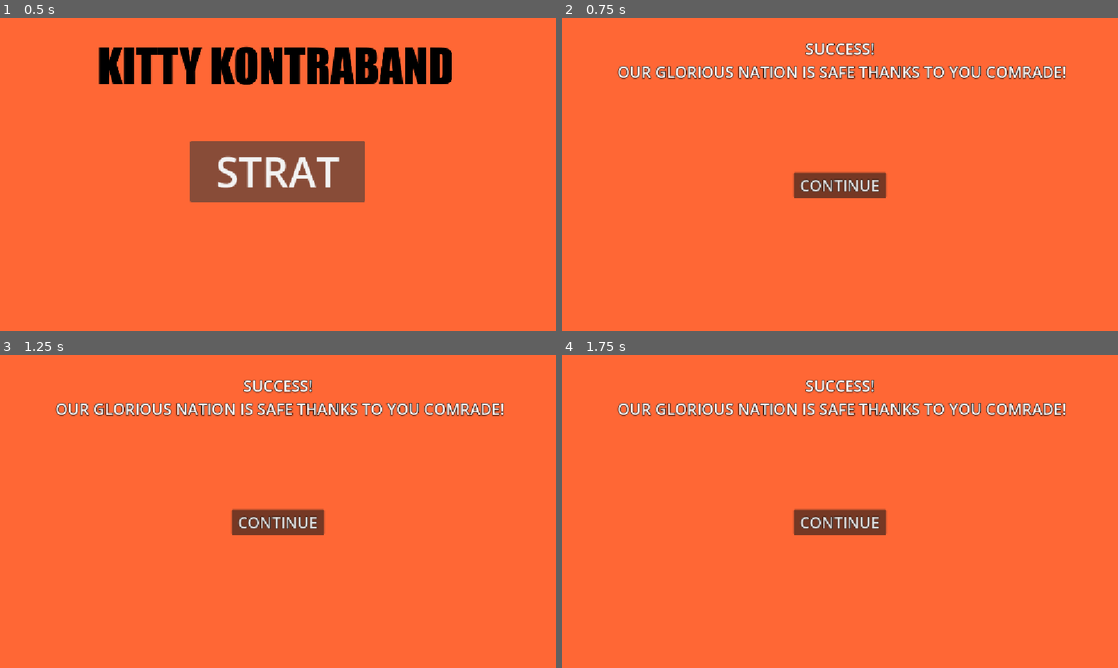
Above: before the commit, frames 1-4 (two rows, left to right).
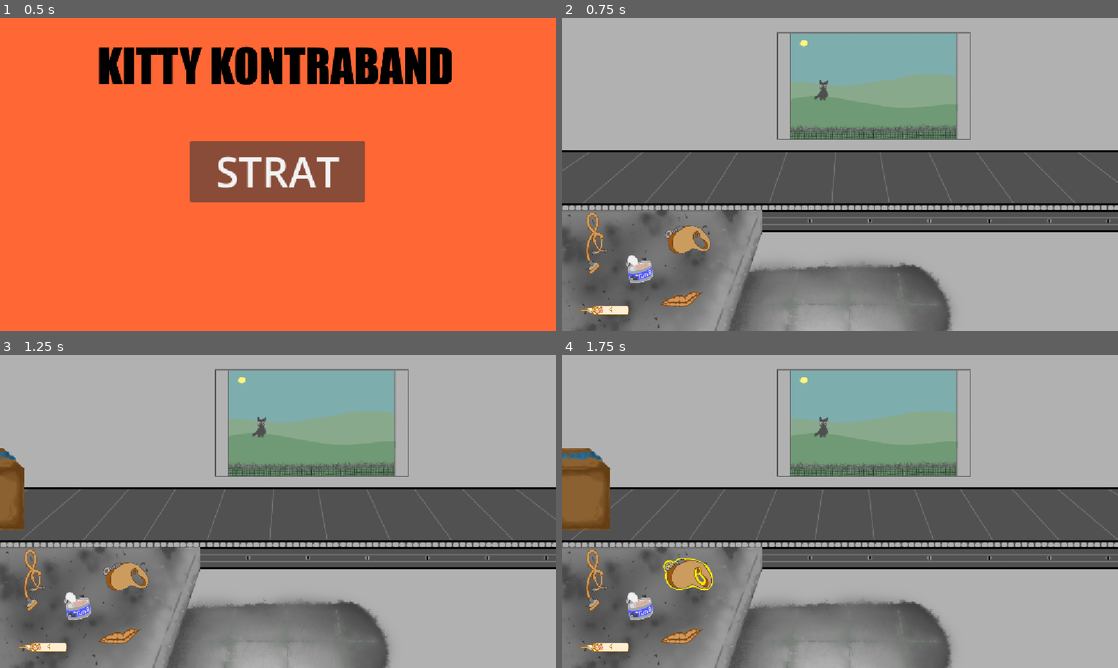
Above: after the commit, the same moments.

Repository: zwiebelkaramell/KITTY-KONTRABAND
Game: Godot game, scene res://Assets/Scenes/Startup.tscn
Same seed, same stepped clock (60 frames per second), same inputs: the game is played once before the commit and once after it. Sound files missing from this copy of the repository are replaced by a short silence.
Inputs (mouse positions are in pixels of both pictures, inside the frame that each line leads up to):
- Up to frame 1 (0.5 s): no input
- Up to frame 2 (0.75 s): click "STRAT" at 0.5 s
- Up to frame 3 (1.25 s): no input
- Up to frame 4 (1.75 s): click (689, 577) at 1.27 s

Frame 1 is identical in both runs. In frame 2, 100% of the frame differs, in the area x 0-100%, y 0-100%; in frame 3, 100%; in frame 4, 100%.

Commit message:
There is a videogame

Diff:
--- a/Assets/Scenes/Fail.tscn
+++ b/Assets/Scenes/Fail.tscn
@@ -22,8 +22,6 @@
 
 [node name="Label" type="Label" parent="VBoxContainer" unique_id=1792430855]
 layout_mode = 2
-text = "YOU HAVE FAILED US COMRADE!
-HEXES AND SPELLS WILL RUN RAMPANT IN THE COUNTRYSIDE!"
 label_settings = SubResource("LabelSettings_c0ktc")
 horizontal_alignment = 1
 
--- a/Assets/Scenes/Instances/xray.tscn
+++ b/Assets/Scenes/Instances/xray.tscn
@@ -7,10 +7,10 @@
 [sub_resource type="ShaderMaterial" id="ShaderMaterial_f5dhn"]
 shader = ExtResource("3_8bpiw")
 
-[node name="Xray" type="Sprite2D" unique_id=955979165]
-texture = ExtResource("1_8bpiw")
-centered = false
+[node name="Xray" type="TextureButton" unique_id=901372612]
+texture_normal = ExtResource("1_8bpiw")
 script = ExtResource("2_dvl6v")
+metadata/Xray = true
 
 [node name="Contents" type="Sprite2D" parent="." unique_id=69195861]
 material = SubResource("ShaderMaterial_f5dhn")
--- a/Assets/Scenes/Main.tscn
+++ b/Assets/Scenes/Main.tscn
@@ -1,27 +1,29 @@
 [gd_scene format=3 uid="uid://m8n1aoa71r21"]
 
-[ext_resource type="Texture2D" uid="uid://bl4ssqqtcl3ti" path="res://Assets/Art/temp_bg.png" id="1_2qpql"]
 [ext_resource type="Script" uid="uid://dulvb0mdu4vxy" path="res://Assets/Scripts/main.gd" id="1_gjahs"]
+[ext_resource type="Texture2D" uid="uid://b3box6pmtpg5r" path="res://Assets/Art/background/bg.png" id="2_kwusr"]
 [ext_resource type="Texture2D" uid="uid://btgxhjjrfdpek" path="res://Assets/Art/Conveyer/the fancier conveyer belt/conveyorlines1.png" id="3_6pypa"]
 [ext_resource type="Texture2D" uid="uid://b730qn1ex8dkt" path="res://Assets/Art/tables/dirty ass item table.png" id="3_s4ycj"]
 [ext_resource type="Texture2D" uid="uid://cge5ojoltukno" path="res://Assets/Art/Conveyer/the fancier conveyer belt/conveyorlines2.png" id="4_s4ycj"]
 [ext_resource type="Texture2D" uid="uid://bs6d4aspypydi" path="res://Assets/Art/Conveyer/the fancier conveyer belt/conveyorlines3.png" id="5_7n1ip"]
 [ext_resource type="Texture2D" uid="uid://gu4bqq465luy" path="res://Assets/Art/Conveyer/the fancier conveyer belt/ball1conveyor.png" id="6_0i17j"]
-[ext_resource type="Texture2D" uid="uid://bhnjgjrybhiu6" path="res://Assets/Art/temp_x-ray.png" id="6_8bicx"]
 [ext_resource type="Script" uid="uid://bjx0sru22ru6m" path="res://Assets/Scripts/boxes.gd" id="6_xycqk"]
-[ext_resource type="Texture2D" uid="uid://bb8q7dv5bv1rk" path="res://Assets/Art/temp_x-ray_hover.png" id="7_fxu2d"]
 [ext_resource type="Texture2D" uid="uid://cqfo3h57ir44y" path="res://Assets/Art/Conveyer/the fancier conveyer belt/ball2conveyor.png" id="7_muljk"]
 [ext_resource type="Texture2D" uid="uid://bx47rekltlkg6" path="res://Assets/Art/Conveyer/the fancier conveyer belt/outline.png" id="8_22soc"]
 [ext_resource type="Shader" uid="uid://club3wbfcr74c" path="res://Assets/Shaders/Box.gdshader" id="8_obb38"]
 [ext_resource type="Texture2D" uid="uid://bn68esbtc7x3d" path="res://Assets/Art/mask.png" id="9_6pypa"]
 [ext_resource type="Texture2D" uid="uid://prkkwduhbcww" path="res://Assets/Art/Conveyer/the fancier conveyer belt/flatheadbolts.png" id="9_xxxt7"]
-[ext_resource type="Texture2D" uid="uid://do2f01s2xblgo" path="res://Assets/Art/temp_stetho.png" id="16_0i17j"]
-[ext_resource type="Texture2D" uid="uid://cf7raxrhw43qk" path="res://Assets/Art/temp_stetho_hover.png" id="17_muljk"]
+[ext_resource type="Texture2D" uid="uid://b2jjkjlmnfy1f" path="res://Assets/Art/tools/raygun.png" id="14_kwusr"]
+[ext_resource type="Texture2D" uid="uid://su76fg58v362" path="res://Assets/Art/tools/raygun_hover.png" id="15_dsner"]
+[ext_resource type="Texture2D" uid="uid://bpf6kflroewk7" path="res://Assets/Art/tools/stethescope.png" id="16_kupbj"]
+[ext_resource type="Texture2D" uid="uid://dhbyetb8n17wm" path="res://Assets/Art/tools/stethescope_hover.png" id="17_1hk8p"]
 [ext_resource type="Script" uid="uid://bejkjenm5m2f3" path="res://Assets/Scripts/sound.gd" id="18_4kbup"]
 [ext_resource type="Texture2D" uid="uid://hjm3tkiqw2do" path="res://Assets/Art/tools/LIPS CLOSED.png" id="18_80ed3"]
 [ext_resource type="AudioStream" uid="uid://u1nf00r0kpv0" path="res://Assets/Audio/cat_deposit_1.ogg" id="18_fq3cg"]
 [ext_resource type="Texture2D" uid="uid://bu4wbdw1gxnox" path="res://Assets/Art/tools/knife.png" id="18_fqjcf"]
+[ext_resource type="Texture2D" uid="uid://by1d07rc4vmu4" path="res://Assets/Art/tools/tuna.png" id="18_pt21i"]
 [ext_resource type="Texture2D" uid="uid://ba1763ai48hex" path="res://Assets/Art/tools/knife_hover.png" id="19_3pnir"]
+[ext_resource type="Texture2D" uid="uid://cbl2lu0qhehwh" path="res://Assets/Art/tools/tuna_hover.png" id="19_05dm0"]
 [ext_resource type="Texture2D" uid="uid://bd23bmvs3qrv3" path="res://Assets/Art/tools/TEETH LIPS.png" id="19_iimxx"]
 [ext_resource type="AudioStream" uid="uid://rfk57enjocmu" path="res://Assets/Audio/conveyor_loop.ogg" id="19_mhdow"]
 [ext_resource type="AudioStream" uid="uid://77asqfpd3ibd" path="res://Assets/Audio/cat_deposit_2.ogg" id="19_qxp8c"]
@@ -82,7 +84,7 @@
 [sub_resource type="AnimatedTexture" id="AnimatedTexture_c0ktc"]
 frames = 2
 frame_0/texture = ExtResource("19_iimxx")
-frame_0/duration = 0.08
+frame_0/duration = 0.1
 frame_1/texture = ExtResource("18_80ed3")
 frame_1/duration = 0.2
 
@@ -106,7 +108,7 @@
 script = ExtResource("1_gjahs")
 
 [node name="BG" type="Sprite2D" parent="." unique_id=1306327301]
-texture = ExtResource("1_2qpql")
+texture = ExtResource("2_kwusr")
 centered = false
 
 [node name="Table" type="Sprite2D" parent="BG" unique_id=636654093]
@@ -164,28 +166,36 @@
 offset_right = 331.0
 offset_bottom = 505.0
 toggle_mode = true
-texture_normal = ExtResource("6_8bicx")
-texture_pressed = ExtResource("7_fxu2d")
+texture_normal = ExtResource("14_kwusr")
+texture_pressed = ExtResource("15_dsner")
 ignore_texture_size = true
 stretch_mode = 4
 
 [node name="Stethoscope" type="TextureButton" parent="UI" unique_id=175891044]
 z_index = 1
 layout_mode = 0
-offset_left = 8.0
-offset_top = 393.0
-offset_right = 166.0
-offset_bottom = 483.0
-toggle_mode = true
-texture_normal = ExtResource("16_0i17j")
-texture_pressed = ExtResource("17_muljk")
-ignore_texture_size = true
-stretch_mode = 0
+offset_left = 23.0
+offset_top = 383.0
+offset_right = 139.0
+offset_bottom = 541.0
+toggle_mode = true
+texture_normal = ExtResource("16_kupbj")
+texture_pressed = ExtResource("17_1hk8p")
+ignore_texture_size = true
+stretch_mode = 4
 
 [node name="Tuna" type="TextureButton" parent="UI" unique_id=244241917]
-layout_mode = 0
-offset_right = 40.0
-offset_bottom = 40.0
+z_index = 1
+layout_mode = 0
+offset_left = 114.0
+offset_top = 483.0
+offset_right = 211.0
+offset_bottom = 568.0
+toggle_mode = true
+texture_normal = ExtResource("18_pt21i")
+texture_pressed = ExtResource("19_05dm0")
+ignore_texture_size = true
+stretch_mode = 4
 
 [node name="Pspsps" type="TextureButton" parent="UI" unique_id=1373985668]
 z_index = 1
@@ -203,10 +213,10 @@
 [node name="KNIFE" type="TextureButton" parent="UI" unique_id=1306488327]
 z_index = 1
 layout_mode = 0
-offset_left = 47.0
-offset_top = 507.0
-offset_right = 159.0
-offset_bottom = 553.0
+offset_left = 32.0
+offset_top = 583.0
+offset_right = 144.0
+offset_bottom = 629.0
 toggle_mode = true
 texture_normal = ExtResource("18_fqjcf")
 texture_pressed = ExtResource("19_3pnir")
@@ -283,6 +293,16 @@
 [node name="BoxSpawn" type="Timer" parent="Timers" unique_id=1417916831]
 wait_time = 3.946
 
+[node name="BeltPause" type="Timer" parent="Timers" unique_id=874102116]
+one_shot = true
+
+[node name="Sprite2D" type="Sprite2D" parent="." unique_id=2012062722]
+
 [connection signal="toggled" from="UI/X-Ray" to="." method="_on_x_ray_toggled"]
+[connection signal="toggled" from="UI/Stethoscope" to="." method="_on_stethoscope_toggled"]
+[connection signal="toggled" from="UI/Tuna" to="." method="_on_tuna_toggled"]
+[connection signal="pressed" from="UI/Pspsps" to="." method="_on_pspsps_pressed"]
+[connection signal="toggled" from="UI/KNIFE" to="." method="_on_knife_toggled"]
 [connection signal="finished" from="Sound/SFX_ConveyorStart" to="Sound" method="_on_sfx_conveyor_start_finished"]
 [connection signal="timeout" from="Timers/BoxSpawn" to="." method="_on_box_spawn_timeout"]
+[connection signal="timeout" from="Timers/BeltPause" to="." method="_on_belt_pause_timeout"]
--- a/Assets/Scripts/boxes.gd
+++ b/Assets/Scripts/boxes.gd
@@ -4,7 +4,7 @@
 	$BackBufferCopy/Mask.global_position = get_viewport().get_mouse_position()
 
 func toggle_xray():
-	if G.IsXray:
+	if !G.IsXray:
 		$BackBufferCopy/Mask.visible = false
 	else:
 		$BackBufferCopy/Mask.visible = true
--- a/Assets/Scripts/fail.gd
+++ b/Assets/Scripts/fail.gd
@@ -1,5 +1,11 @@
 extends Node2D
 
+
+func _ready() -> void:
+	if G.ResFailNonCat:
+		$VBoxContainer/Label.text = "YOU HAVE FAILED US COMRADE!\nHOW WILL OUR CITIZENS GET THEIR MAIL IF YOU CONFISCATE ALL OF IT!"
+	else:
+		$VBoxContainer/Label.text = "YOU HAVE FAILED US COMRADE!\nHEXES AND SPELLS WILL RUN RAMPANT IN THE COUNTRYSIDE!"
 
 func _on_button_pressed() -> void:
 	get_tree().change_scene_to_file("res://Assets/Scenes/Menu.tscn")
--- a/Assets/Scripts/globals.gd
+++ b/Assets/Scripts/globals.gd
@@ -5,13 +5,15 @@
 # snake_case for constants, PascalCase for variables
 
 var fail_num = 3
+var base_speed = 100
 
-var CatNum = 3
+var CatNum = 30
 var Quota = 10
 var PKGList = []
 
 var Speed = 100
 var IsXray = false
+var IsKnife = false
 
 var VolMaster = 0.5
 var VolSFX = 1
@@ -19,3 +21,14 @@
 
 # using this to pass values between scenes cause doing it in the transition is a pain in the ass
 var ResFails = 0
+var ResFailNonCat = false
+
+func reset():
+	self.CatNum = 3
+	self.Quota = 10
+	self.PKGList = []
+	self.Speed = 100
+	self.IsXray = false
+	self.IsKnife = false
+	self.ResFails = 0
+	self.ResFailNonCat = false
--- a/Assets/Scripts/main.gd
+++ b/Assets/Scripts/main.gd
@@ -4,23 +4,25 @@
 
 var obj_list = load("res://Assets/Scripts/Object scripts/ObjectList.gd").new()
 
+var clicked_boxes = []
+
 func _process(delta: float) -> void:
 	$Boxes.position.x += (G.Speed*delta)
 	for n in $Boxes.get_child_count(): #sigh
-		if $Boxes.get_child(n).global_position.x > 1500 && $Boxes.get_child(n).name != "BackBufferCopy": #sigh
+		if $Boxes.get_child(n).global_position.x > 1500 && $Boxes.get_child(n).has_meta("Xray"): #sigh
+			if $Boxes.get_child(n).cont_obj.is_cat:
+				G.ResFails += 1
+				if G.ResFails >= G.fail_num:
+					get_tree().change_scene_to_file("res://Assets/Scenes/Fail.tscn")
+			else:
+				G.Quota -= 1
 			$Boxes.get_child(n).queue_free()
 			print("See ya, clowno!")
 	for n in $Boxes/BackBufferCopy.get_child_count():
-		if $Boxes/BackBufferCopy.get_child(n).global_position.x > 1500:
+		if $Boxes/BackBufferCopy.get_child(n).global_position.x > 1500 && $Boxes/BackBufferCopy.get_child(n).name != "Mask":
 			$Boxes/BackBufferCopy.get_child(n).queue_free()
-			if $Boxes/BackBufferCopy.get_child(n).cont_obj.is_cat:
-				G.ResFails += 1
-			else:
-				G.Quota -= 1
 			print("See ya, bozo!")
-	if G.ResFails >= G.fail_num:
-		get_tree().change_scene_to_file("res://Assets/Scenes/Fail.tscn")
-	elif G.Quota >= 0:
+	if G.Quota <= 0:
 		get_tree().change_scene_to_file("res://Assets/Scenes/Inbetween.tscn")
 
 	pass
@@ -41,6 +43,7 @@
 	xray.pass_obj(G.PKGList[0])
 	xray.get_child(0).set_texture(load(xray.cont_obj.path))
 	G.PKGList.pop_at(0)
+	xray.pressed.connect(_on_box_clicked.bind(xray, box))
 	$Boxes/BackBufferCopy.add_child(box)
 	$Boxes.add_child(xray)
 	$Timers/BoxSpawn.start()
@@ -67,13 +70,79 @@
 			sound.volume_linear = (G.VolMaster*G.VolSFX)
 	pass
 
-func _on_x_ray_toggled(toggled_on: bool) -> void:
-	$Boxes.toggle_xray()
-	if toggled_on:
-		G.IsXray = true
-	else:
-		G.IsXray = false
+func exclusive_toggle(pressed: String): #toggles off all the other buttons when you chose a different tool
+	if pressed != $"UI/X-Ray".name:
+		$"UI/X-Ray".button_pressed = false
+		_on_x_ray_toggled(false)
+	if pressed != $UI/KNIFE.name:
+		$UI/KNIFE.button_pressed = false
+		_on_knife_toggled(false)
+	if pressed != $UI/Stethoscope.name:
+		$UI/Stethoscope.button_pressed = false
+		_on_stethoscope_toggled(false)
+	if pressed != $UI/Tuna.name:
+		$UI/Tuna.button_pressed = false
+		_on_tuna_toggled(false)
+	pass
 
 func _on_box_spawn_timeout() -> void:
 	do_box()
 	pass
+
+func _on_box_clicked(xray: Node, box: Node):
+	if G.IsKnife:
+		G.Speed = 0
+		$Timers/BeltPause.start()
+		box.queue_free()
+		xray.get_child(0).set_material(null)
+		if xray.cont_obj.is_cat:
+			pass
+		else:
+			G.ResFails += 1
+			if G.ResFails >= G.fail_num:
+				G.ResFailNonCat = true
+		clicked_boxes.append(xray)
+		print(clicked_boxes)
+	pass
+
+func _on_belt_pause_timeout() -> void:
+	G.Speed = G.base_speed
+	for x in range(0, len(clicked_boxes)):
+		clicked_boxes[0].queue_free()
+		clicked_boxes.pop_at(0)
+	if G.ResFails >= G.fail_num:
+		get_tree().change_scene_to_file("res://Assets/Scenes/Fail.tscn")
+	pass # Replace with function body.
+
+func _on_x_ray_toggled(toggled_on: bool) -> void:
+	if toggled_on:
+		G.IsXray = true
+		$Sound/SFX_ItemSelectXRay.play()
+		exclusive_toggle($"UI/X-Ray".name)
+	else:
+		G.IsXray = false
+	$Boxes.toggle_xray()
+
+func _on_stethoscope_toggled(toggled_on: bool) -> void:
+	if toggled_on:
+		exclusive_toggle($UI/Stethoscope.name)
+		$Sound/SFX_ItemSelectStethoscope.play()
+	else:
+		pass
+
+func _on_tuna_toggled(toggled_on: bool) -> void:
+	if toggled_on:
+		exclusive_toggle($UI/Tuna.name)
+		$Sound/SFX_ItemSelectTuna.play()
+	else:
+		pass
+
+func _on_knife_toggled(toggled_on: bool) -> void:
+	if toggled_on:
+		G.IsKnife = true
+		exclusive_toggle($UI/KNIFE.name)
+	else:
+		G.IsKnife = false
+
+func _on_pspsps_pressed() -> void:
+	pass # Replace with function body.
--- a/Assets/Scripts/menu.gd
+++ b/Assets/Scripts/menu.gd
@@ -2,5 +2,6 @@
 
 
 func _on_button_pressed() -> void:
+	G.reset()
 	get_tree().change_scene_to_file("res://Assets/Scenes/Main.tscn")
 	pass
--- a/Assets/Scripts/xray.gd
+++ b/Assets/Scripts/xray.gd
@@ -1,4 +1,4 @@
-extends Sprite2D
+extends TextureButton
 
 var cont_obj: Object
 
--- a/default_bus_layout.tres
+++ b/default_bus_layout.tres
@@ -5,6 +5,7 @@
 ceiling_db = -5.0
 
 [resource]
+bus/0/volume_db = -26.605057
 bus/0/effect/0/effect = SubResource("AudioEffectLimiter_j3pel")
 bus/0/effect/0/enabled = true
 bus/1/name = &"SFX"
Not shown, added: Assets/Art/background/bg.png.import
Not shown, added: Assets/Art/objects n cats/black cat.png.import
Not shown, added: Assets/Art/objects n cats/blue orb.png.import
Not shown, added: Assets/Art/objects n cats/gray cat.png.import
Not shown, added: Assets/Art/objects n cats/potion.png.import
Not shown, added: Assets/Art/objects n cats/scroll.png.import
Binary file removed: Assets/Art/tools/ray gun.png
Binary file added: Assets/Art/tools/raygun.png
Not shown, added: Assets/Art/tools/raygun.png.import
Binary file added: Assets/Art/tools/raygun_hover.png
Not shown, added: Assets/Art/tools/raygun_hover.png.import
Binary file changed: Assets/Art/tools/stethescope.png
(and 5 more such lines)
